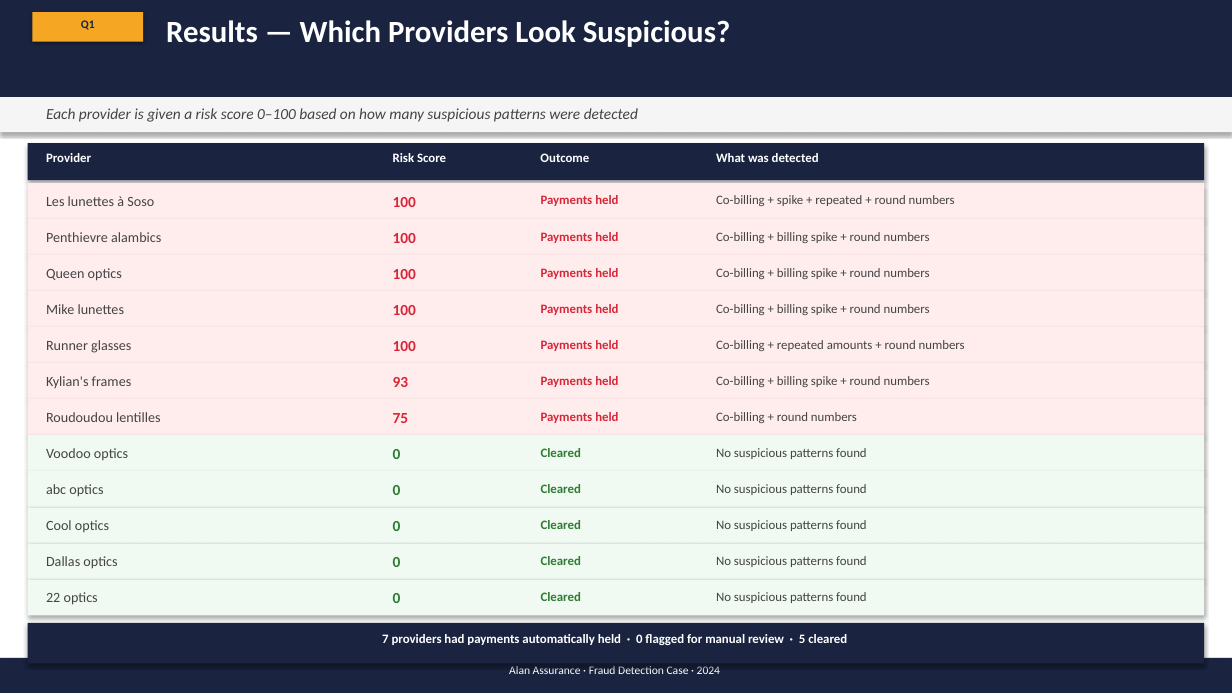
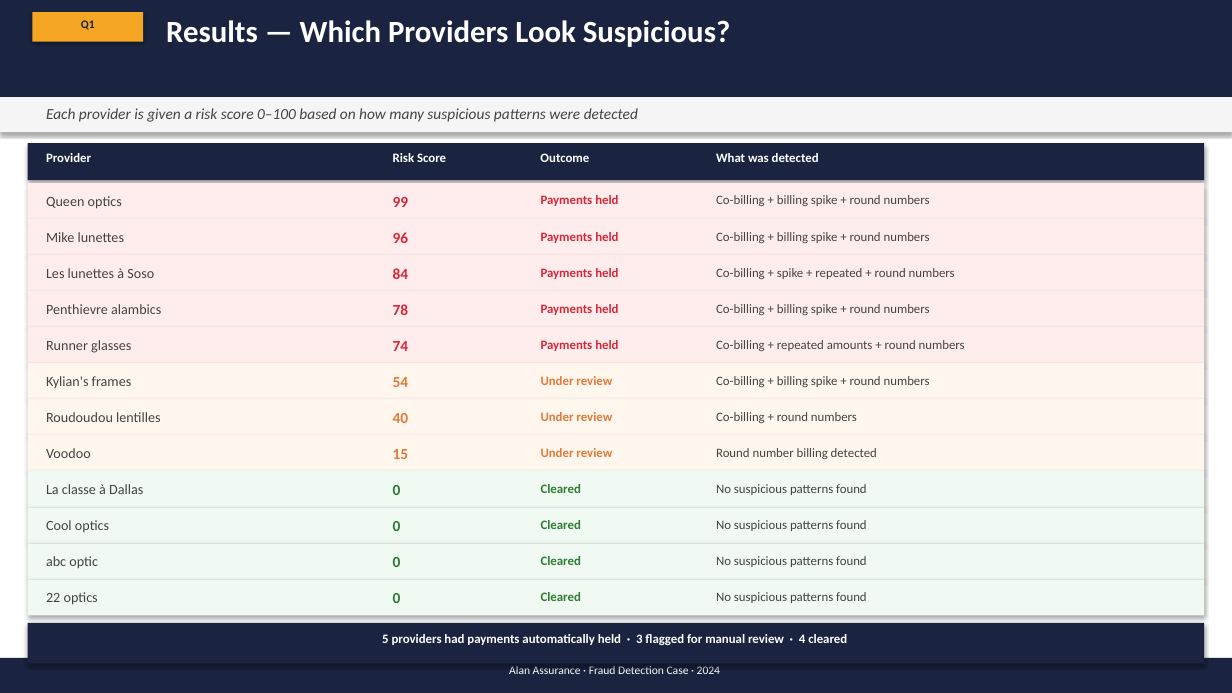
Before and after one commit to MaxwellM34/InsuranceFraudDetection, a slide deck: slide 4 of fraud_ops_presentation_updated.pptx. Drawn at 1232x693 pixels with LibreOffice and Linux fonts; fonts in the diff are those of the drawing. Boxes give left, top, right and bottom in pixels: in the first picture for what was removed or moved away, otherwise in the second. Text is boxed around its words. In the diff, an @@ line names an element or a change of style, - is before the commit and + after.

```diff
--- a/fraud_ops_presentation_updated.pptx
+++ b/fraud_ops_presentation_updated.pptx
@@ text "Queen optics" moved from (x1=46, y1=268, x2=122, y2=281) to (x1=46, y1=196, x2=122, y2=209) @@
@@ text at (x1=393, y1=197, x2=409, y2=207): text changed @@
-100
+99
@@ text at (x1=716, y1=195, x2=930, y2=206): text changed @@
-Co-billing + spike + repeated + round numbers
+Co-billing + billing spike + round numbers
@@ text "Mike lunettes" moved from (x1=46, y1=304, x2=124, y2=314) to (x1=46, y1=232, x2=124, y2=242) @@
@@ text at (x1=393, y1=232, x2=409, y2=243): text changed @@
-100
+96
@@ text "Les lunettes à Soso" moved from (x1=46, y1=196, x2=154, y2=206) to (x1=46, y1=268, x2=154, y2=278) @@
@@ text at (x1=393, y1=268, x2=409, y2=279): text changed @@
-100
+84
@@ text at (x1=716, y1=268, x2=955, y2=279): text changed @@
-Co-billing + billing spike + round numbers
+Co-billing + spike + repeated + round numbers
@@ text "Penthievre alambics" moved from (x1=46, y1=232, x2=161, y2=242) to (x1=46, y1=304, x2=161, y2=314) @@
@@ text at (x1=393, y1=304, x2=409, y2=315): text changed @@
-100
+78
@@ text at (x1=393, y1=341, x2=409, y2=351): text changed @@
-100
+74
@@ rectangle at (x1=28, y1=363, x2=1204, y2=399): fill #FFEDED to #FFF6ED @@
@@ text at (x1=393, y1=377, x2=409, y2=387): text changed; text colour #D62839 to #E07B39 @@
-93
+54
@@ text at (x1=541, y1=376, x2=612, y2=385): text changed; text colour #D62839 to #E07B39 @@
-Payments held
+Under review
@@ rectangle at (x1=28, y1=399, x2=1204, y2=435): fill #FFEDED to #FFF6ED @@
@@ text at (x1=393, y1=413, x2=409, y2=423): text changed; text colour #D62839 to #E07B39 @@
-75
+40
@@ text at (x1=541, y1=412, x2=612, y2=421): text changed; text colour #D62839 to #E07B39 @@
-Payments held
+Under review
@@ rectangle at (x1=28, y1=435, x2=1204, y2=471): fill #F0F9F2 to #FFF6ED @@
@@ text at (x1=46, y1=448, x2=91, y2=458): text changed @@
-Voodoo optics
+Voodoo
@@ text at (x1=393, y1=449, x2=409, y2=459): text changed; text colour #2E7D32 to #E07B39 @@
-0
+15
@@ text at (x1=541, y1=448, x2=612, y2=457): text changed; text colour #2E7D32 to #E07B39 @@
-Cleared
+Under review
@@ text at (x1=716, y1=448, x2=877, y2=459): text changed @@
-No suspicious patterns found
+Round number billing detected
@@ text at (x1=46, y1=484, x2=143, y2=494): text changed @@
-abc optics
+La classe à Dallas
@@ text at (x1=46, y1=556, x2=98, y2=569): text changed @@
-Dallas optics
+abc optic
@@ text at (x1=382, y1=634, x2=847, y2=645): text changed @@
-7 providers had payments automatically held · 0 flagged for manual review · 5 cleared
+5 providers had payments automatically held · 3 flagged for manual review · 4 cleared
```
Also in this commit, not shown: 6 other slides changed, 1 other file.
